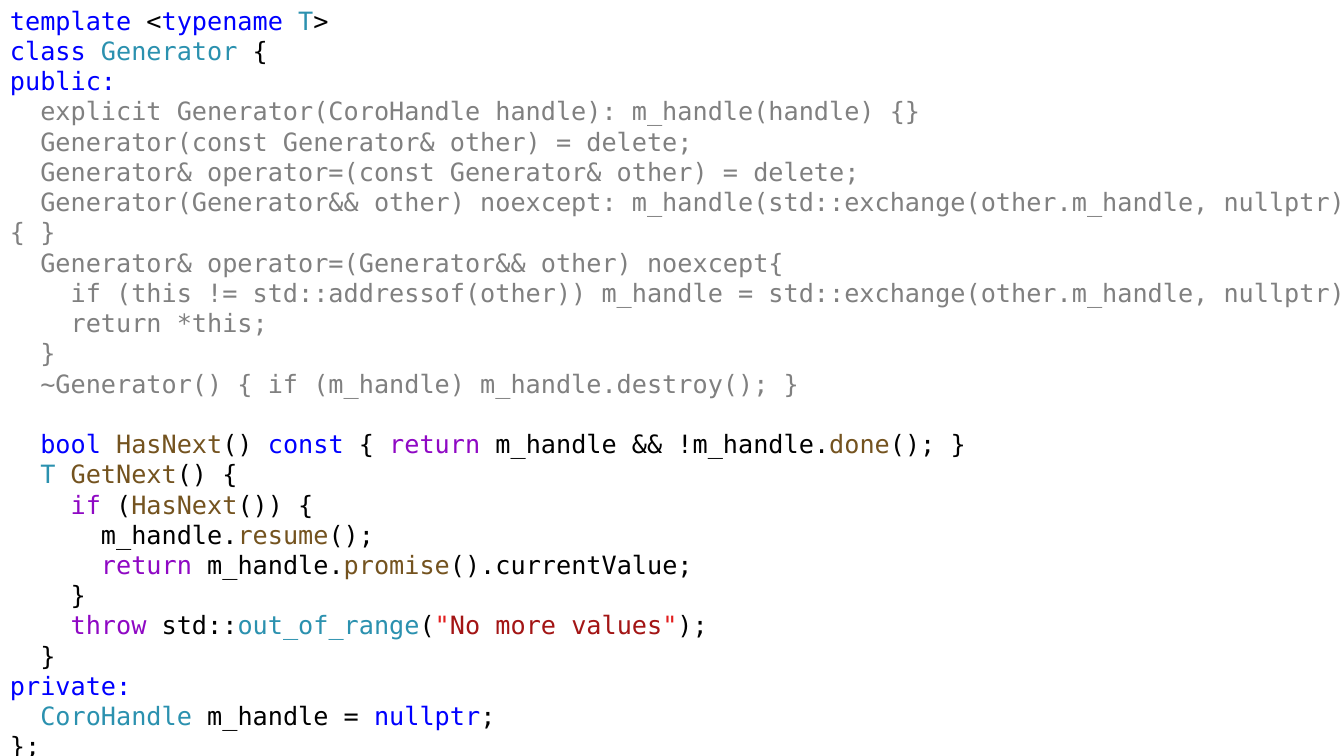
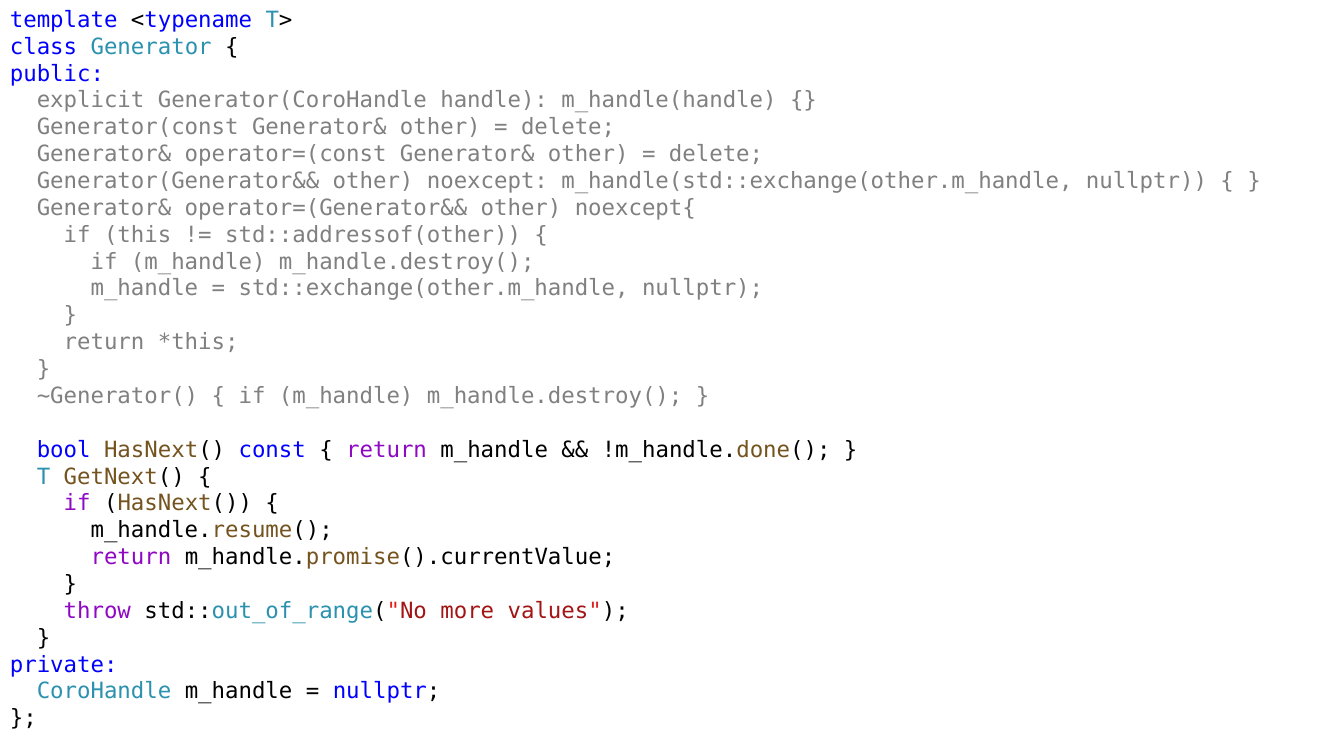
Before and after one commit to alexey-malov/pc, a slide deck: slide 36 of lectures/12/Coroutines.pptx. Drawn at 1344x756 pixels with LibreOffice and Linux fonts; fonts in the diff are those of the drawing. Boxes give left, top, right and bottom in pixels: in the first picture for what was removed or moved away, otherwise in the second. Text is boxed around its words. In the diff, an @@ line names an element or a change of style, - is before the commit and + after.

```diff
--- a/lectures/12/Coroutines.pptx
+++ b/lectures/12/Coroutines.pptx
@@ text at (10,10,1207,704): size 18 to 16 pt in "template <typename T>", "class Generator {", "public:", "explicit Generator(CoroHandle handle): m_handle(handle) {}" and 18 more places @@
@@ text at (64,225,763,300): text changed; size 18 to 16 pt @@
-if (this != std::addressof(other)) m_handle = std::exchange(other.m_handle, nullptr);
+if (this != std::addressof(other)) {
+if (m_handle) m_handle.destroy();
+m_handle = std::exchange(other.m_handle, nullptr);
+}
```
Also in this commit, not shown: 1 other slide changed, 26 slides added, 4 slides removed, 3 other files.
